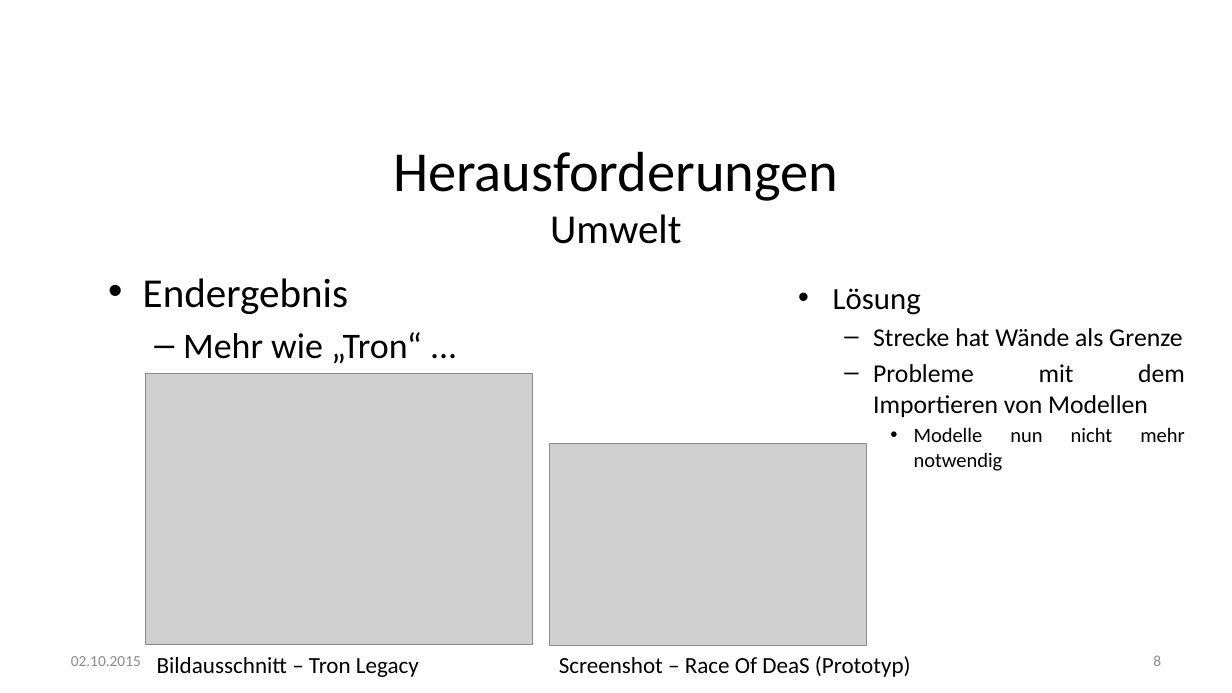
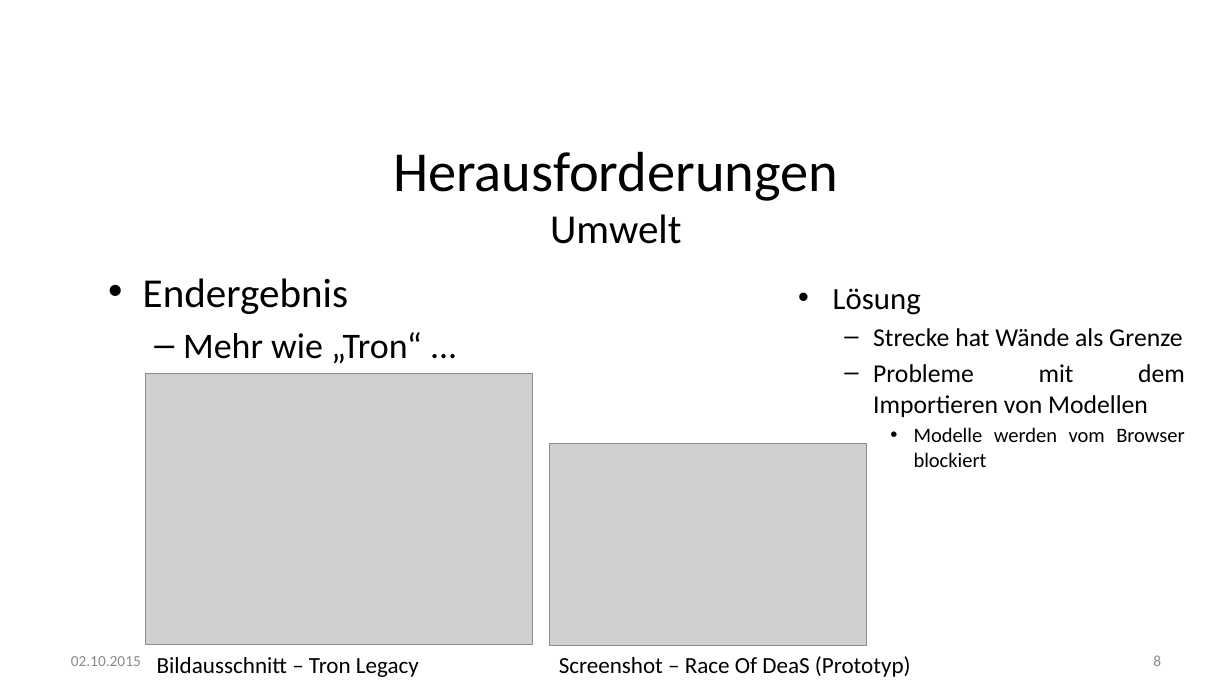
Before and after one commit to fdai3905/GDV2015, a slide deck: slide 8 of final/GDV - Finale Präsentation V0.9.pptx. Drawn at 1232x693 pixels with LibreOffice and Linux fonts; fonts in the diff are those of the drawing; grey boxes stand for pictures; background and template pictures are left out. Boxes give left, top, right and bottom in pixels: in the first picture for what was removed or moved away, otherwise in the second. Text is boxed around its words. In the diff, an @@ line names an element or a change of style, - is before the commit and + after.

```diff
--- a/final/GDV - Finale Präsentation V0.9.pptx
+++ b/final/GDV - Finale Präsentation V0.9.pptx
@@ text at <box>914,427,1184,467</box>: text changed @@
-    • Modelle nun nicht mehr notwendig
+    • Modelle werden vom Browser blockiert
```
Also in this commit, not shown: 1 other slide changed, 3 other files.
